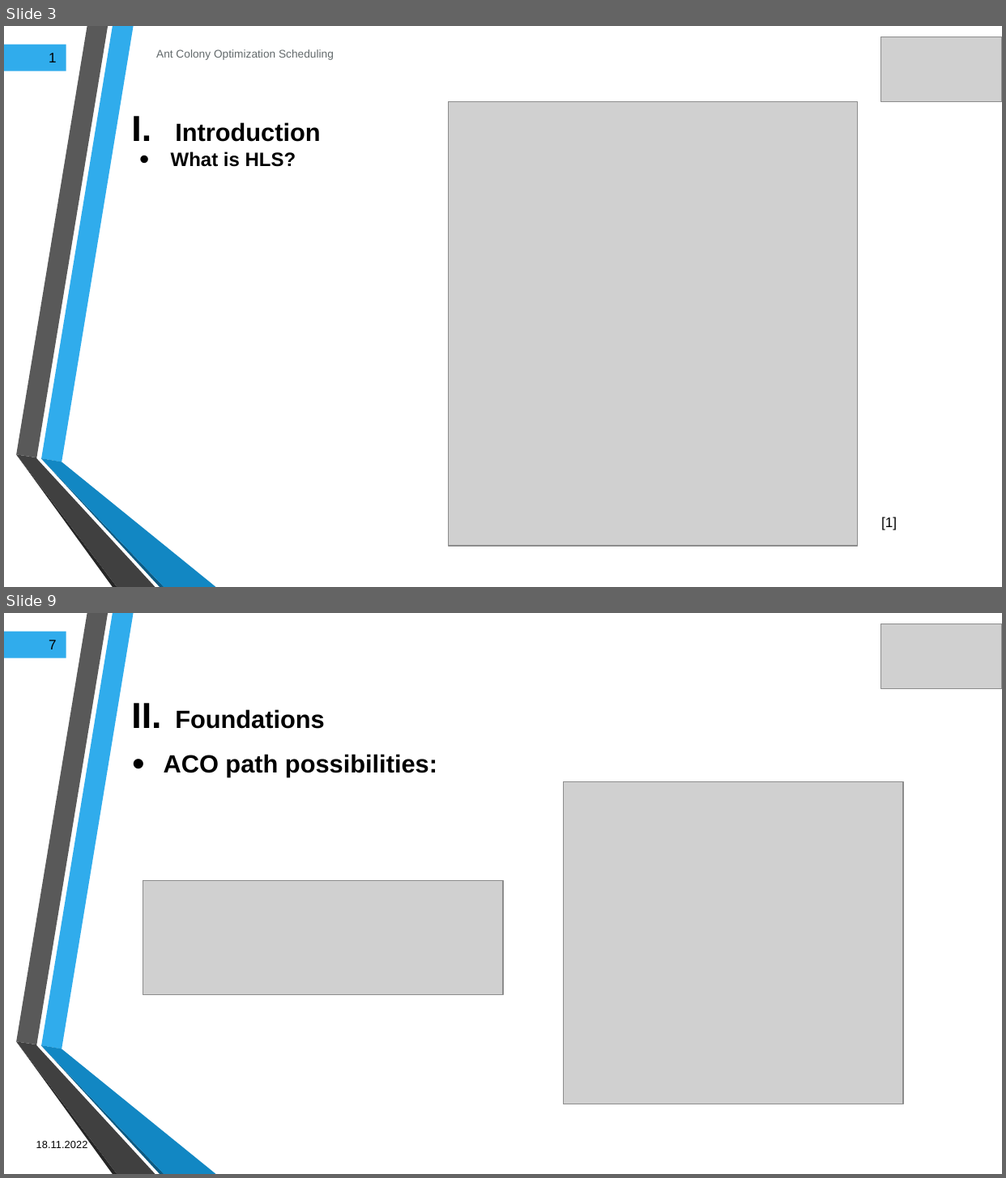
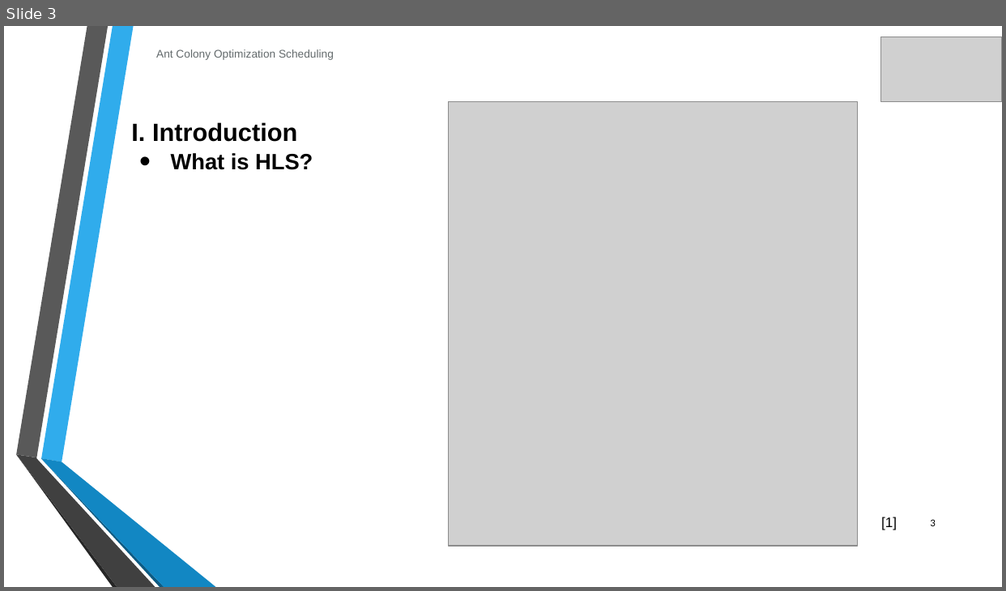
Before and after one commit to JaouaherBelgacem/Ant-Colony-Optimization, a slide deck: Final submission/Presentation/ACO presentation draft.pptx. Shown one above the other, each under a label of ours: slides 3 and 9 before the commit, slide 3 after it; the slides between them are not shown. The pictures are 1006x1178 and 1006x591 pixels, drawn with LibreOffice and Linux fonts; fonts in the diff are those of the drawing; grey boxes stand for pictures; background and template pictures are left out. Boxes give left, top, right and bottom in pixels: in the first picture for what was removed or moved away, otherwise in the second. Text is boxed around its words. In the diff, an @@ line names an element or a change of style, - is before the commit and + after.

```diff
--- a/Final submission/Presentation/ACO presentation draft.pptx
+++ b/Final submission/Presentation/ACO presentation draft.pptx
@@ slide 9 removed at (x1=4, y1=613, x2=1002, y2=1174), background picture (left out); not listed: 6 template elements that a slide beside it also shows @@
@@ rectangle removed at (x1=4, y1=631, x2=66, y2=658) @@
-7
@@ picture removed at (x1=881, y1=624, x2=1002, y2=689) @@
@@ text removed at (x1=175, y1=709, x2=325, y2=729) @@
-II. Foundations
@@ text removed at (x1=164, y1=754, x2=437, y2=777) @@
-• ACO path possibilities:
@@ picture removed at (x1=563, y1=781, x2=903, y2=1104) @@
@@ picture removed at (x1=143, y1=880, x2=503, y2=995) @@
@@ text removed at (x1=36, y1=1140, x2=88, y2=1148) @@
-18.11.2022
@@ slide 3 changed as well @@
@@ rectangle removed at (x1=4, y1=44, x2=66, y2=71) @@
-1
@@ text at (x1=131, y1=122, x2=297, y2=142): text changed @@
-I. Introduction
+I. Introduction
@@ text "What is HLS?" at (x1=171, y1=153, x2=313, y2=170): size 14 to 16 pt @@
@@ page number added at (x1=930, y1=519, x2=936, y2=527), 7.5 pt, text #000000 @@
+3
```
Also in this commit, not shown: 5 other slides changed, 7 slides added, 6 other slides removed, 1 other file.
